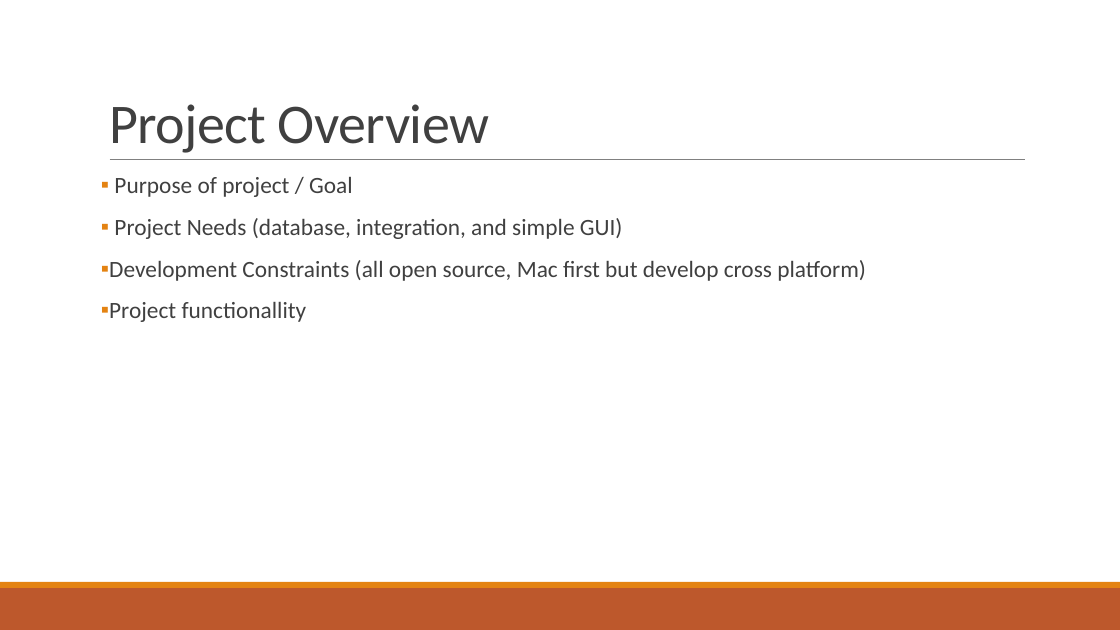
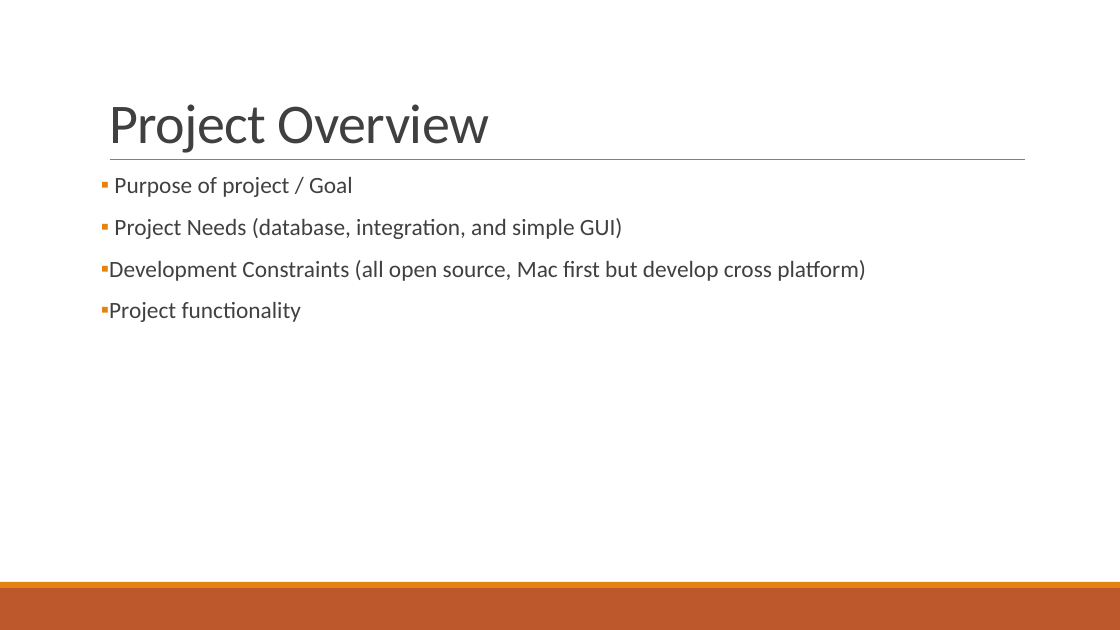
Before and after one commit to SDSMT-CSC464-F15/dancesoft, a slide deck: slide 3 of Sprint 1/DanceSoft powerpoint.pptx. Drawn at 1120x630 pixels with LibreOffice and Linux fonts; fonts in the diff are those of the drawing. Boxes give left, top, right and bottom in pixels: in the first picture for what was removed or moved away, otherwise in the second. Text is boxed around its words. In the diff, an @@ line names an element or a change of style, - is before the commit and + after.

```diff
--- a/Sprint 1/DanceSoft powerpoint.pptx
+++ b/Sprint 1/DanceSoft powerpoint.pptx
@@ text at (109,302,301,322): text changed @@
-▪ Project functionallity
+▪ Project functionality
```
Also in this commit, not shown: 5 other slides changed.
